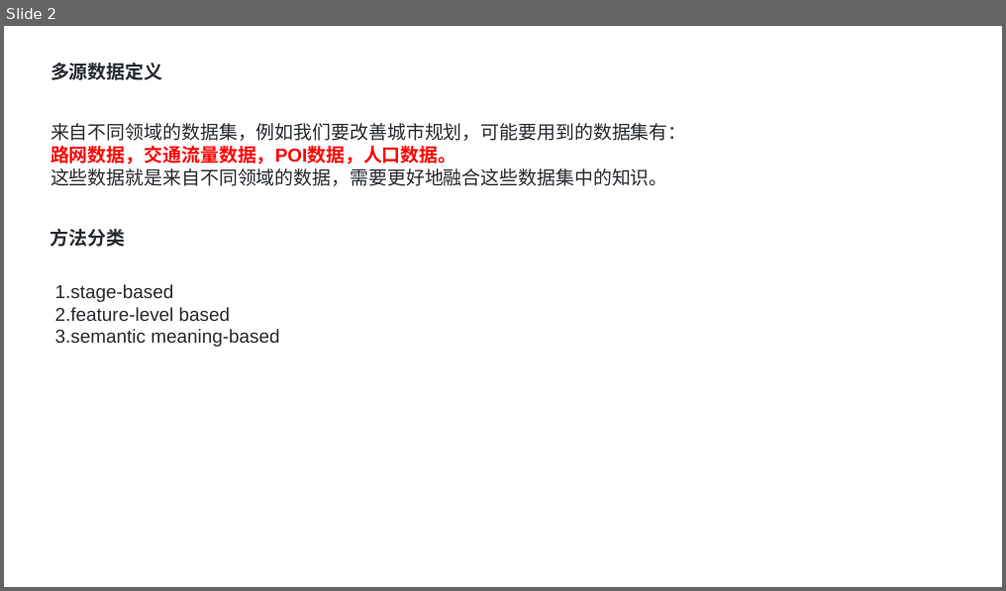
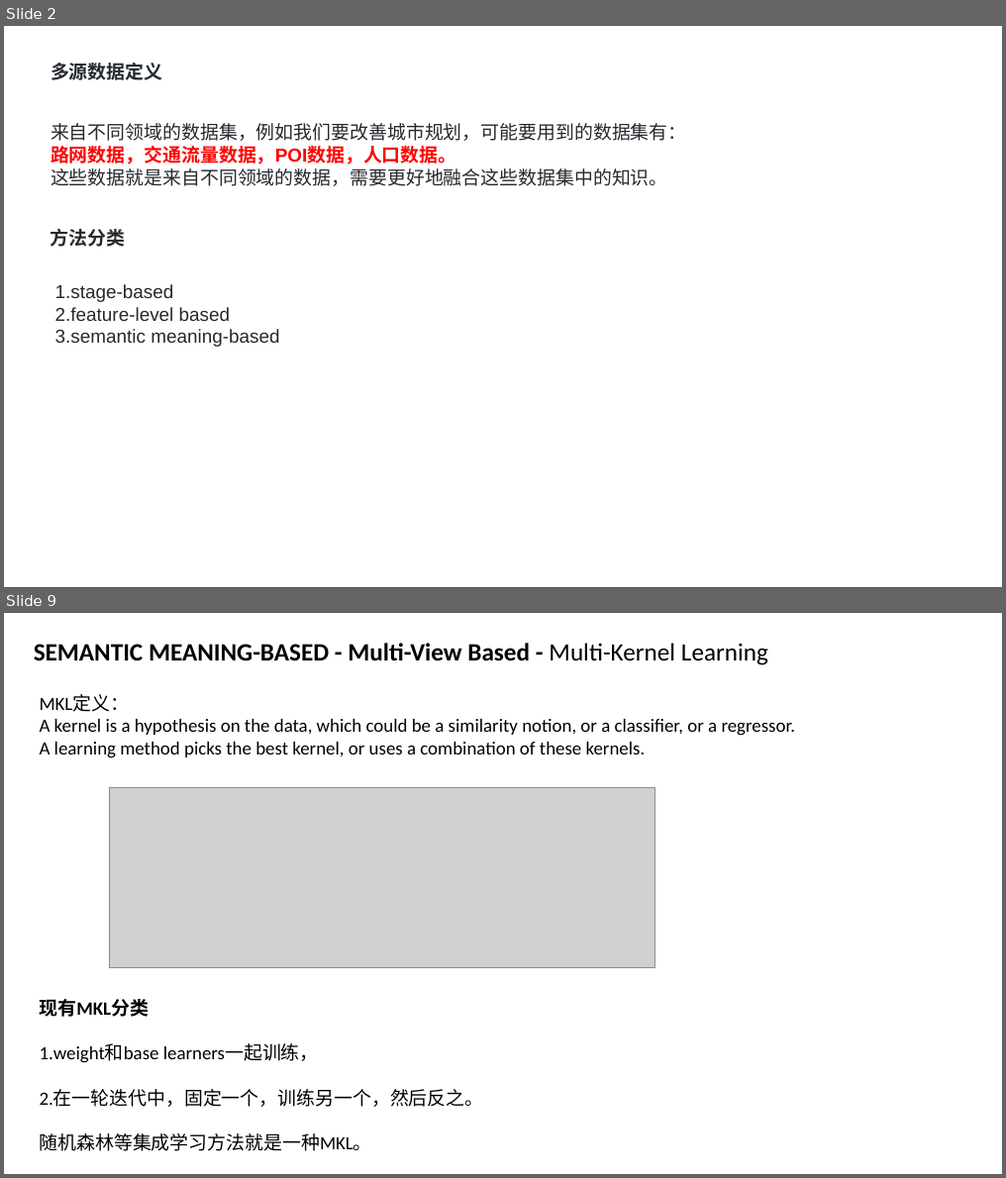
Before and after one commit to zhengsai168/zhengsai-awesome, a slide deck: paper-note/Urban-Computing/多源数据融合-综述.pptx. Shown one above the other, each under a label of ours: slide 2 before the commit, slides 2 and 9 after it; the slides between them are not shown. The pictures are 1006x591 and 1006x1178 pixels, drawn with LibreOffice and Linux fonts; fonts in the diff are those of the drawing; grey boxes stand for pictures. Boxes give left, top, right and bottom in pixels: in the first picture for what was removed or moved away, otherwise in the second. Text is boxed around its words. In the diff, an @@ line names an element or a change of style, - is before the commit and + after.

```diff
--- a/paper-note/Urban-Computing/多源数据融合-综述.pptx
+++ b/paper-note/Urban-Computing/多源数据融合-综述.pptx
@@ slide 9 added at (4, 613, 1002, 1174), background #FFFFFF @@
@@ text added at (34, 643, 768, 665), 24 pt, text #000000, bold @@
+SEMANTIC MEANING-BASED - Multi-View Based - Multi-Kernel Learning
@@ text added at (40, 694, 796, 759), 18 pt, text #000000 @@
+MKL定义：
+A kernel is a hypothesis on the data, which could be a similarity notion, or a classifier, or a regressor.
+A learning method picks the best kernel, or uses a combination of these kernels.
@@ picture added at (109, 788, 654, 968) @@
@@ text added at (40, 999, 484, 1152), 18 pt, text #000000 @@
+现有MKL分类
+1.weight和base learners一起训练，
+2.在一轮迭代中，固定一个，训练另一个，然后反之。
+随机森林等集成学习方法就是一种MKL。
```
Also in this commit, not shown: 1 slide changed, 10 other slides added, 11 slides removed, 1 other file.
